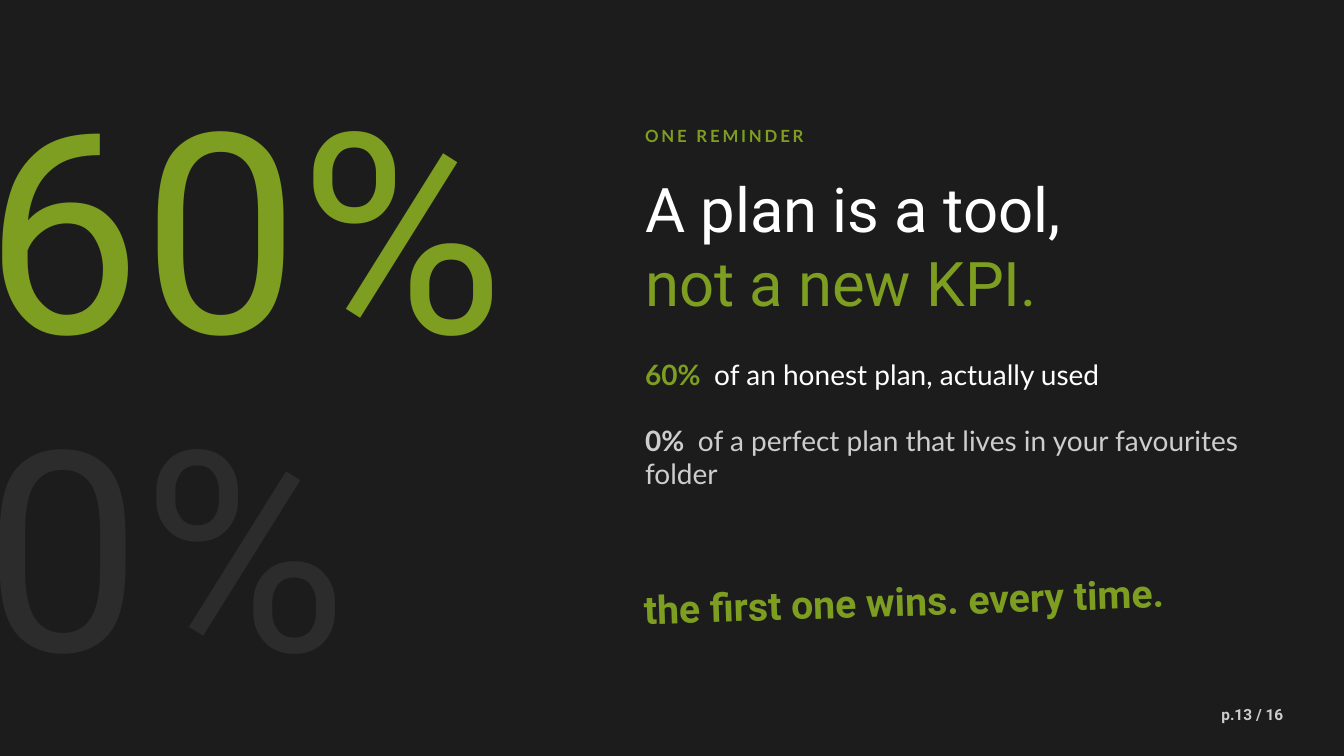
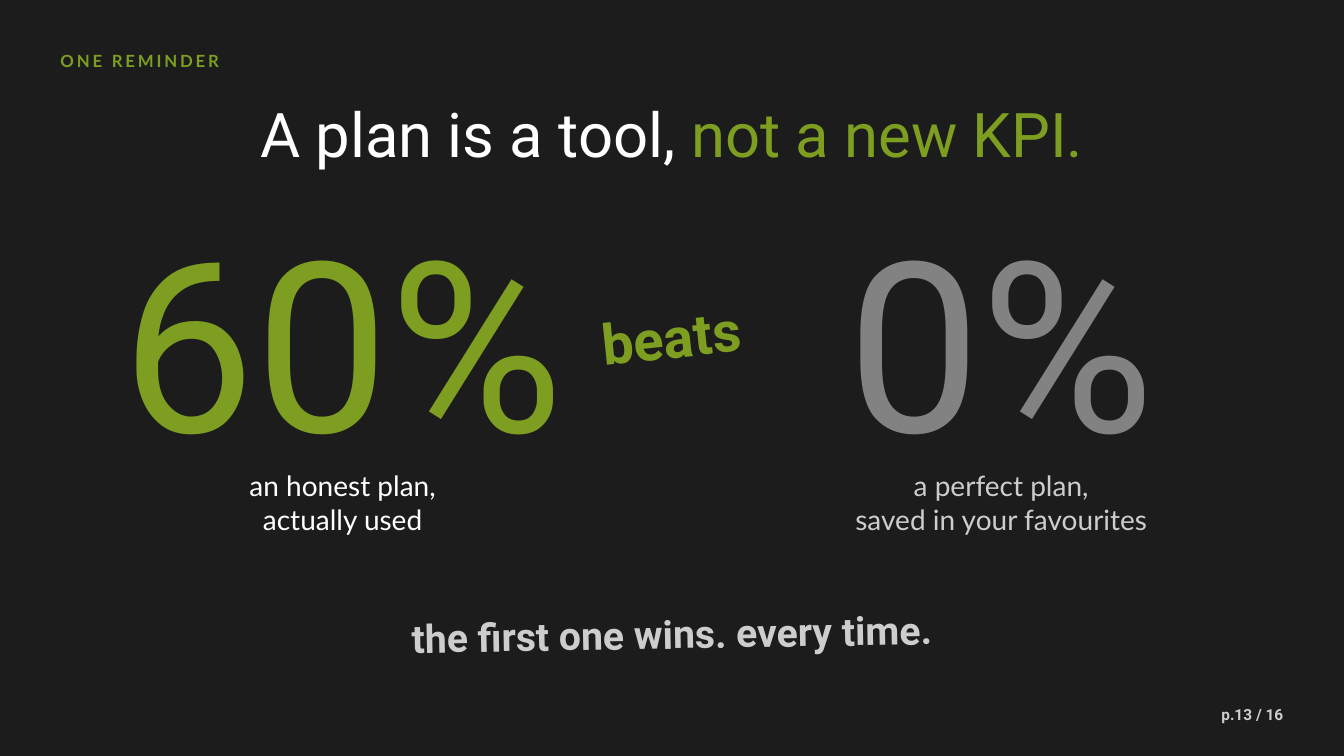
Before and after one commit to Kyson-CCHEN/English-presentation, a slide deck: slide 13 of Planning_Is_the_Pressure.pptx. Drawn at 1344x756 pixels with LibreOffice and Linux fonts; fonts in the diff are those of the drawing. Boxes give left, top, right and bottom in pixels: in the first picture for what was removed or moved away, otherwise in the second. Text is boxed around its words. In the diff, an @@ line names an element or a change of style, - is before the commit and + after.

```diff
--- a/Planning_Is_the_Pressure.pptx
+++ b/Planning_Is_the_Pressure.pptx
@@ text "ONE REMINDER" moved from (x1=645, y1=130, x2=803, y2=142) to (x1=60, y1=55, x2=219, y2=67) @@
@@ text at (x1=260, y1=110, x2=1083, y2=170): text changed @@
-A plan is a tool,
-not a new KPI.
+A plan is a tool, not a new KPI.
@@ text "60%" moved from (x1=0, y1=131, x2=505, y2=336) to (x1=122, y1=260, x2=564, y2=487) @@
@@ text "60%" at (x1=122, y1=260, x2=564, y2=487): size 200 to 170 pt; alignment left to centre @@
@@ text added at (x1=847, y1=260, x2=1155, y2=487), 170 pt, text #828282 @@
+0%
@@ text added at (x1=604, y1=317, x2=743, y2=365), 40 pt, text #7D9E20, bold @@
+beats
@@ text at (x1=249, y1=475, x2=435, y2=535): text changed @@
-60% of an honest plan, actually used
+an honest plan,
+actually used
@@ text at (x1=855, y1=475, x2=1147, y2=535): text changed @@
-0% of a perfect plan that lives in your favourites folder
+a perfect plan,
+saved in your favourites
@@ text "the first one wins. every ..." moved from (x1=644, y1=581, x2=1164, y2=624) to (x1=412, y1=616, x2=932, y2=655) @@
@@ text "the first one wins. every ..." at (x1=412, y1=616, x2=932, y2=655): text colour #7D9E20 to #CDCDCD; alignment left to centre; rotation 358 to 359 degrees @@
```
Also in this commit, not shown: 6 other slides changed.
